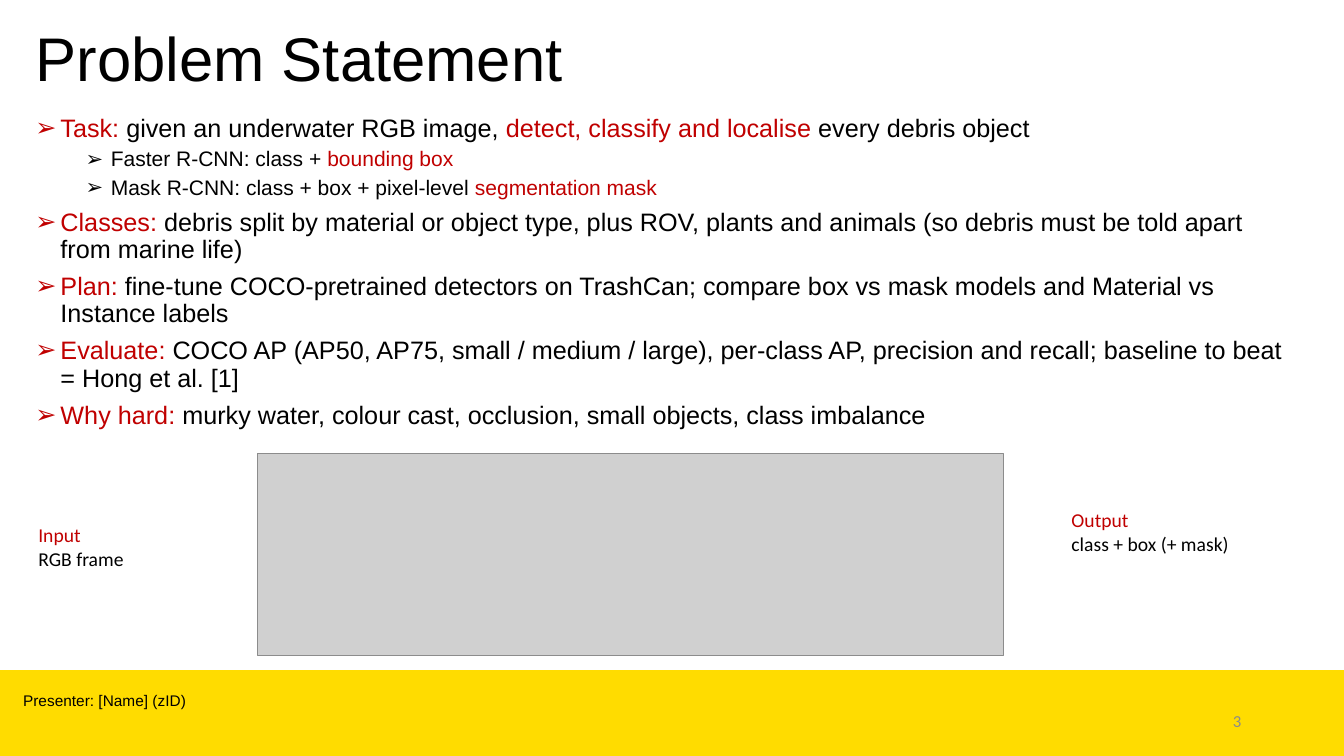
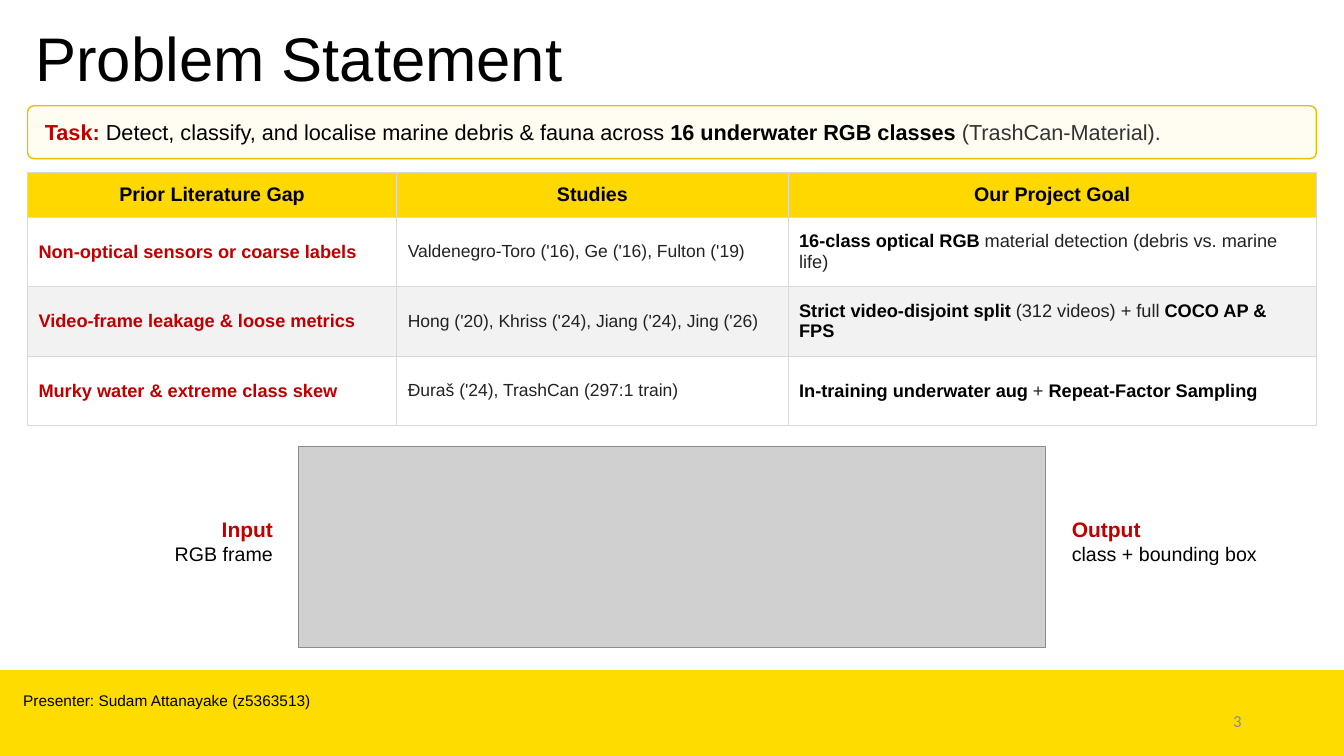
Before and after one commit to Shiz-b/asterik, a slide deck: slide 3 of COMP9444_Presentation_Asterik_and_Obelix.pptx. Drawn at 1344x756 pixels with LibreOffice and Linux fonts; fonts in the diff are those of the drawing; grey boxes stand for pictures; background and template pictures are left out. Boxes give left, top, right and bottom in pixels: in the first picture for what was removed or moved away, otherwise in the second. Text is boxed around its words. In the diff, an @@ line names an element or a change of style, - is before the commit and + after.

```diff
--- a/COMP9444_Presentation_Asterik_and_Obelix.pptx
+++ b/COMP9444_Presentation_Asterik_and_Obelix.pptx
@@ rounded rectangle added at (27,106,1317,158), fill #FFFDF2, outline #E5C100 1 pt, 15.5 pt, text #000000 @@
+Task: Detect, classify, and localise marine debris & fauna across 16 underwater RGB classes (TrashCan-Material).
@@ text removed at (60,118,1282,429) @@
-➢ Task: given an underwater RGB image, detect, classify and localise every debris object
-  ➢ Faster R-CNN: class + bounding box
-  ➢ Mask R-CNN: class + box + pixel-level segmentation mask
-➢ Classes: debris split by material or object type, plus ROV, plants and animals (so debris must be told apart from marine life)
-➢ Plan: fine-tune COCO-pretrained detectors on TrashCan; compare box vs mask models and Material vs Instance labels
-➢ Evaluate: COCO AP (AP50, AP75, small / medium / large), per-class AP, precision and recall; baseline to beat = Hong et al. [1]
-➢ Why hard: murky water, colour cast, occlusion, small objects, class imbalance
@@ table added at (27,172,1316,425), 4 rows, 3 columns @@
+Prior Literature Gap | Studies | Our Project Goal
+Non-optical sensors or coarse labels | Valdenegro-Toro ('16), Ge ('16), Fulton ('19) | 16-class optical RGB material detection (debris vs. marine life)
+Video-frame leakage & loose metrics | Hong ('20), Khriss ('24), Jiang ('24), Jing ('26) | Strict video-disjoint split (312 videos) + full COCO AP & FPS
+Murky water & extreme class skew | Đuraš ('24), TrashCan (297:1 train) | In-training underwater aug + Repeat-Factor Sampling
@@ picture: place and size @@
-picture at (257,454,1004,655)
+picture at (298,447,1046,648)
@@ text at (175,522,273,562): text changed; font Calibri to Arial @@
-Input
-RGB frame
+Input
+RGB frame
@@ text "Output": place and size @@
-text "Output" at (1071,514,1229,554)
+text "Output" at (1072,522,1257,565)
@@ text at (1072,522,1141,542): size 14 to 15 pt, font Calibri to Arial, bold on in "Output" @@
@@ text at (1072,546,1257,565): text changed; font Calibri to Arial @@
-class + box (+ mask)
+class + bounding box
@@ text at (23,695,310,710): text changed @@
-Presenter: [Name] (zID)
+Presenter: Sudam Attanayake (z5363513)
```
Also in this commit, not shown: 15 other slides changed, 1 slide added, 1 slide removed, 6 other files.
